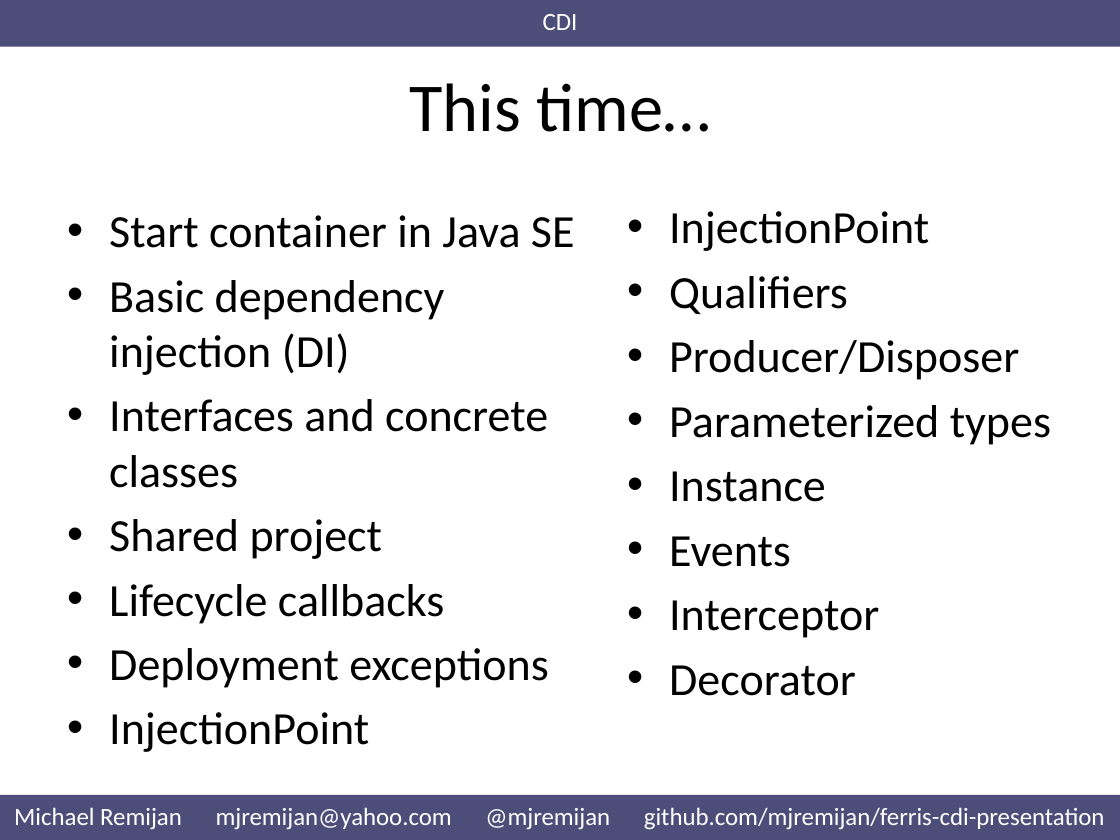
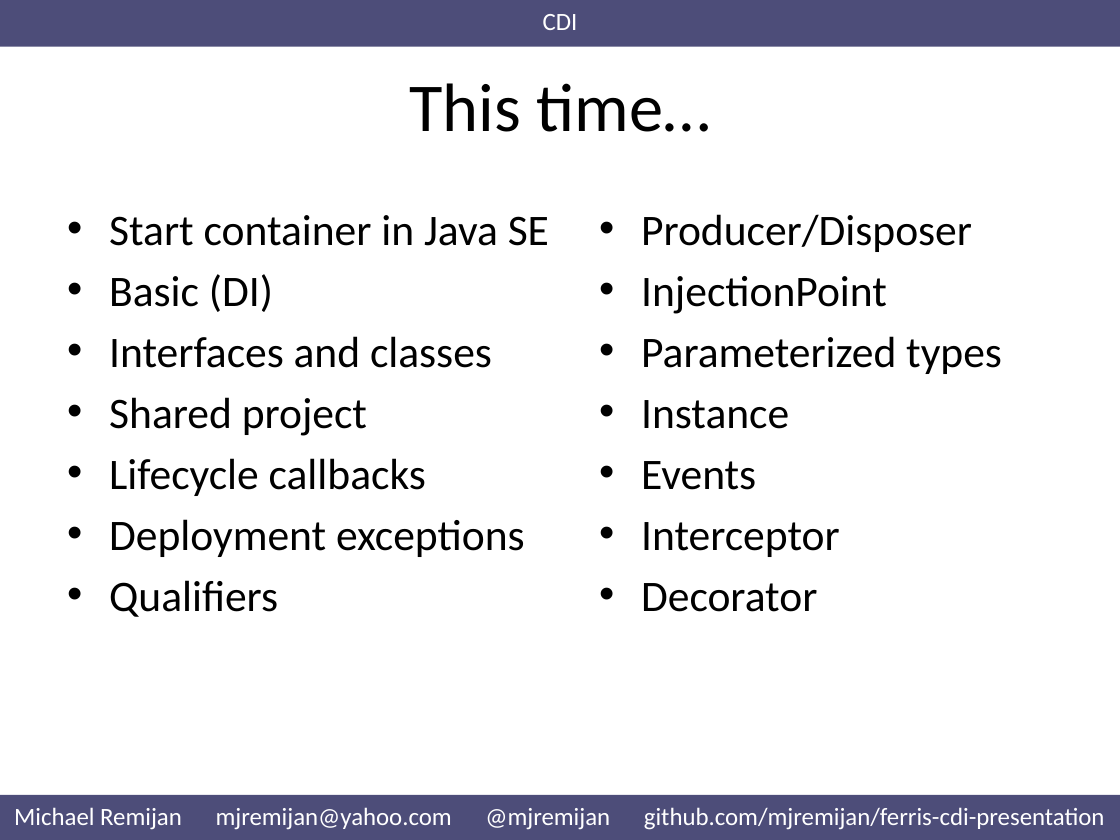
Before and after one commit to mjremijan/ferris-cdi-presentation, a slide deck: slide 10 of Presentation.pptx. Drawn at 1120x840 pixels with LibreOffice and Linux fonts; fonts in the diff are those of the drawing. Boxes give left, top, right and bottom in pixels: in the first picture for what was removed or moved away, otherwise in the second. Text is boxed around its words. In the diff, an @@ line names an element or a change of style, - is before the commit and + after.

```diff
--- a/Presentation.pptx
+++ b/Presentation.pptx
@@ text "Producer/Disposer": place and size @@
-text "Producer/Disposer" at box(669, 211, 1051, 696)
+text "Producer/Disposer" at box(641, 214, 1002, 612)
@@ text at box(109, 215, 549, 557): size 29.6 to 28 pt in "Start container in Java SE", "Shared project", "Lifecycle callbacks", "Deployment exceptions" @@
@@ text at box(641, 214, 972, 252): paragraph added @@
+• Producer/Disposer
@@ text at box(109, 274, 492, 368): text changed; size 29.6 to 28 pt @@
-• Basic dependency injection (DI)
-• Interfaces and concrete classes
+• Basic (DI)
+• Interfaces and classes
@@ text at box(641, 276, 1002, 612): size 29.6 to 28 pt in "InjectionPoint", "Parameterized types", "Instance", "Events" and 2 more places @@
@@ text at box(669, 276, 1019, 380): paragraphs removed @@
-• Qualifiers
-• Producer/Disposer
@@ text at box(109, 580, 278, 617): text changed; size 29.6 to 28 pt @@
-• InjectionPoint
+• Qualifiers
```
Also in this commit, not shown: 3 other slides changed.
